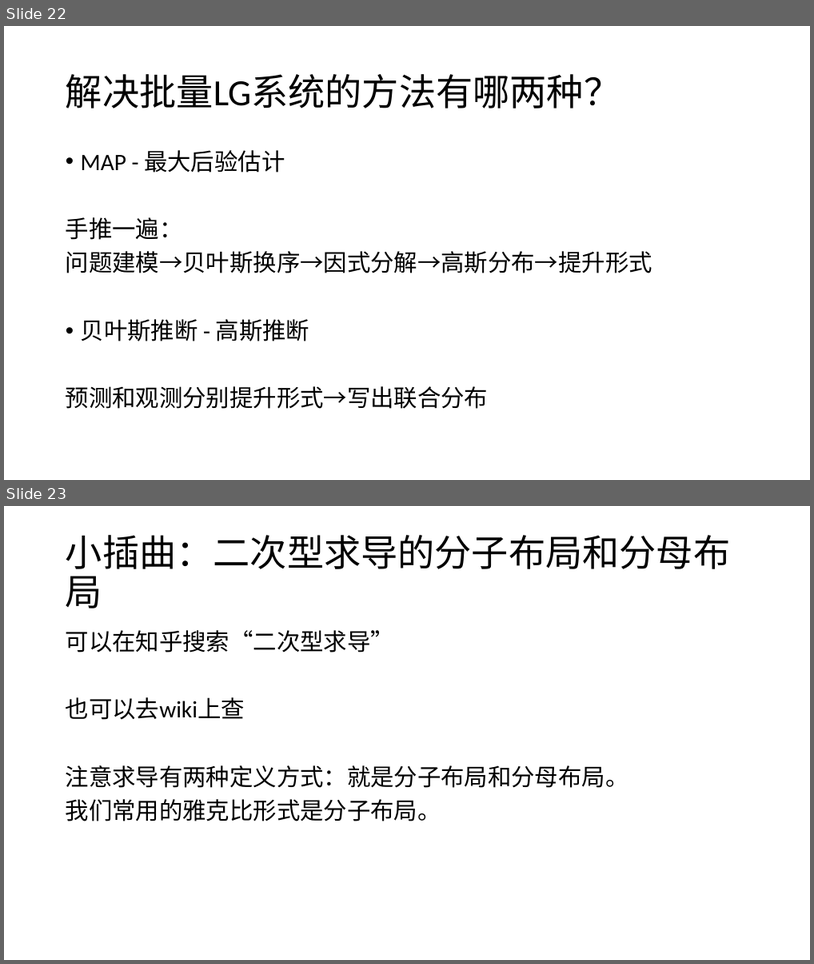
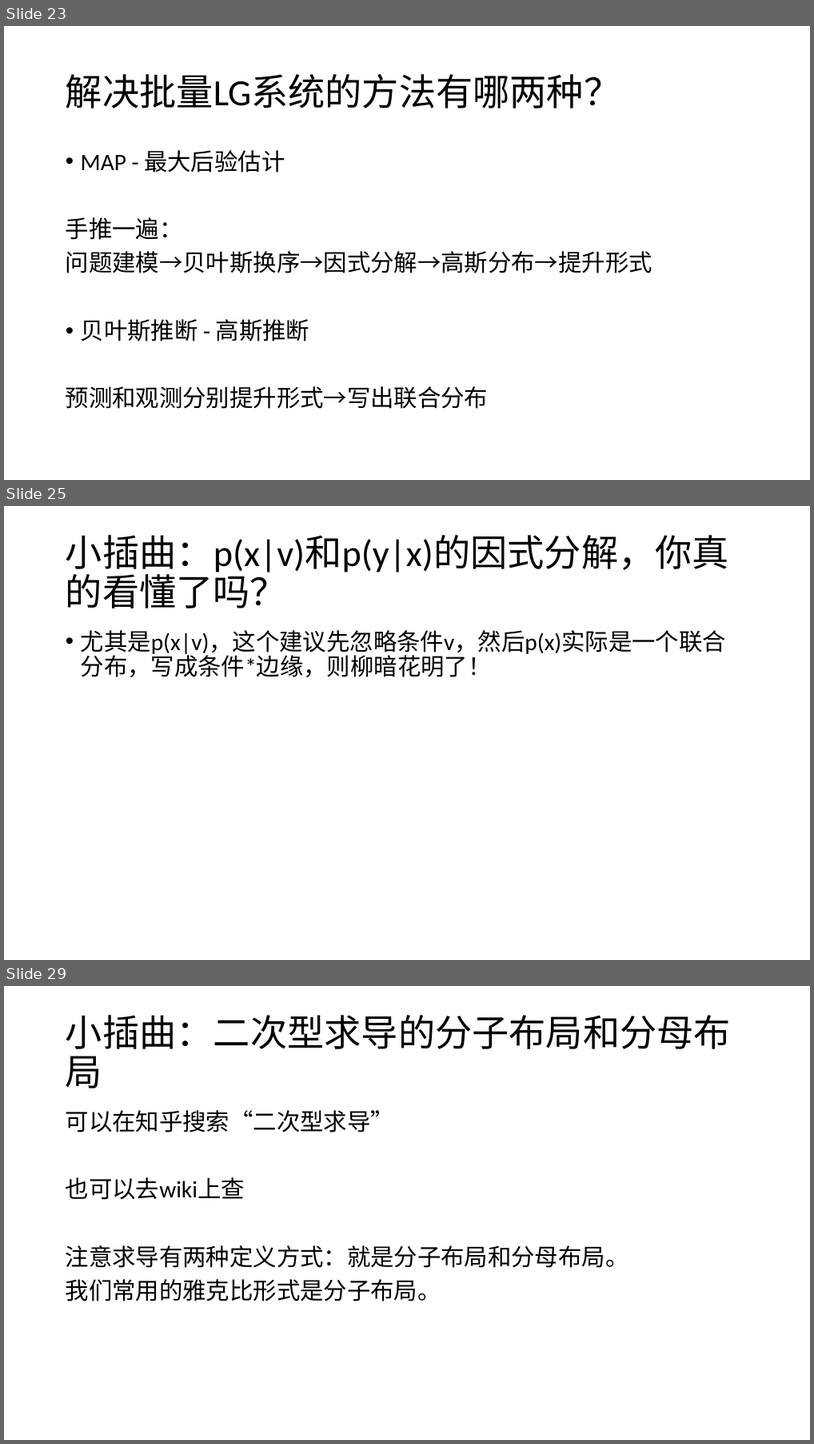
Before and after one commit to CR7dongfeng/State-Estimation, a slide deck: 问题检索清单.pptx. Shown one above the other, each under a label of ours: slides 22 and 23 before the commit, slides 23, 25 and 29 after it; the slides between them are not shown. The pictures are 814x964 and 814x1444 pixels, drawn with LibreOffice and Linux fonts; fonts in the diff are those of the drawing. Boxes give left, top, right and bottom in pixels: in the first picture for what was removed or moved away, otherwise in the second. Text is boxed around its words. In the diff, an @@ line names an element or a change of style, - is before the commit and + after.

```diff
--- a/问题检索清单.pptx
+++ b/问题检索清单.pptx
@@ slide 25 added at <box>4,506,810,960</box>, background #FFFFFF @@
@@ title added at <box>66,535,730,608</box>, 44 pt, text #000000 @@
+小插曲：p(x|v)和p(y|x)的因式分解，你真的看懂了吗？
@@ text added at <box>81,630,726,677</box>, 28 pt, text #000000 @@
+• 尤其是p(x|v)，这个建议先忽略条件v，然后p(x)实际是一个联合分布，写成条件*边缘，则柳暗花明了！
@@ what was slide 22 is now slide 23 @@
@@ what was slide 23 is now slide 29 @@
```
Also in this commit, not shown: 5 slides changed, 5 other slides added.
